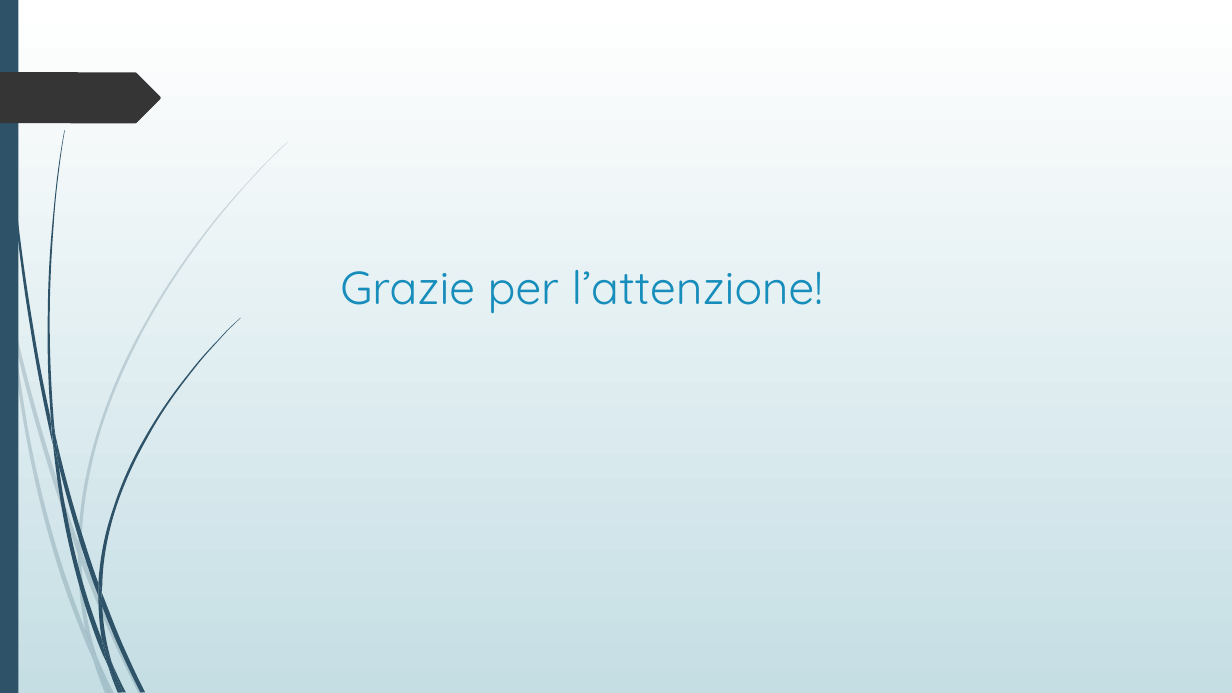
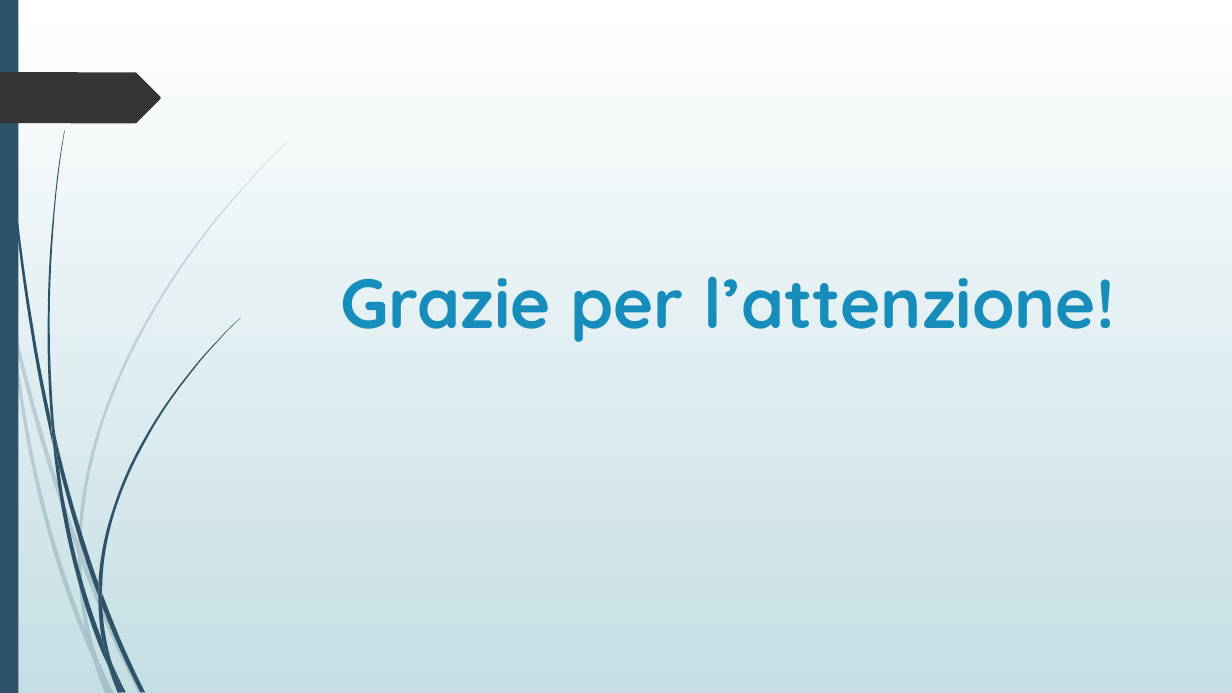
Before and after one commit to davide97l/Tesi-Laurea-Triennale, a slide deck: slide 13 of presentazione_tesi.pptx. Drawn at 1232x693 pixels with LibreOffice and Linux fonts; fonts in the diff are those of the drawing. Boxes give left, top, right and bottom in pixels: in the first picture for what was removed or moved away, otherwise in the second. Text is boxed around its words. In the diff, an @@ line names an element or a change of style, - is before the commit and + after.

```diff
--- a/presentazione_tesi.pptx
+++ b/presentazione_tesi.pptx
@@ title "Grazie per l’attenzione!" at <box>340,276,1114,342</box>: size 36 to 54 pt, bold on @@
```
Also in this commit, not shown: 9 other slides changed, 3 other files.
